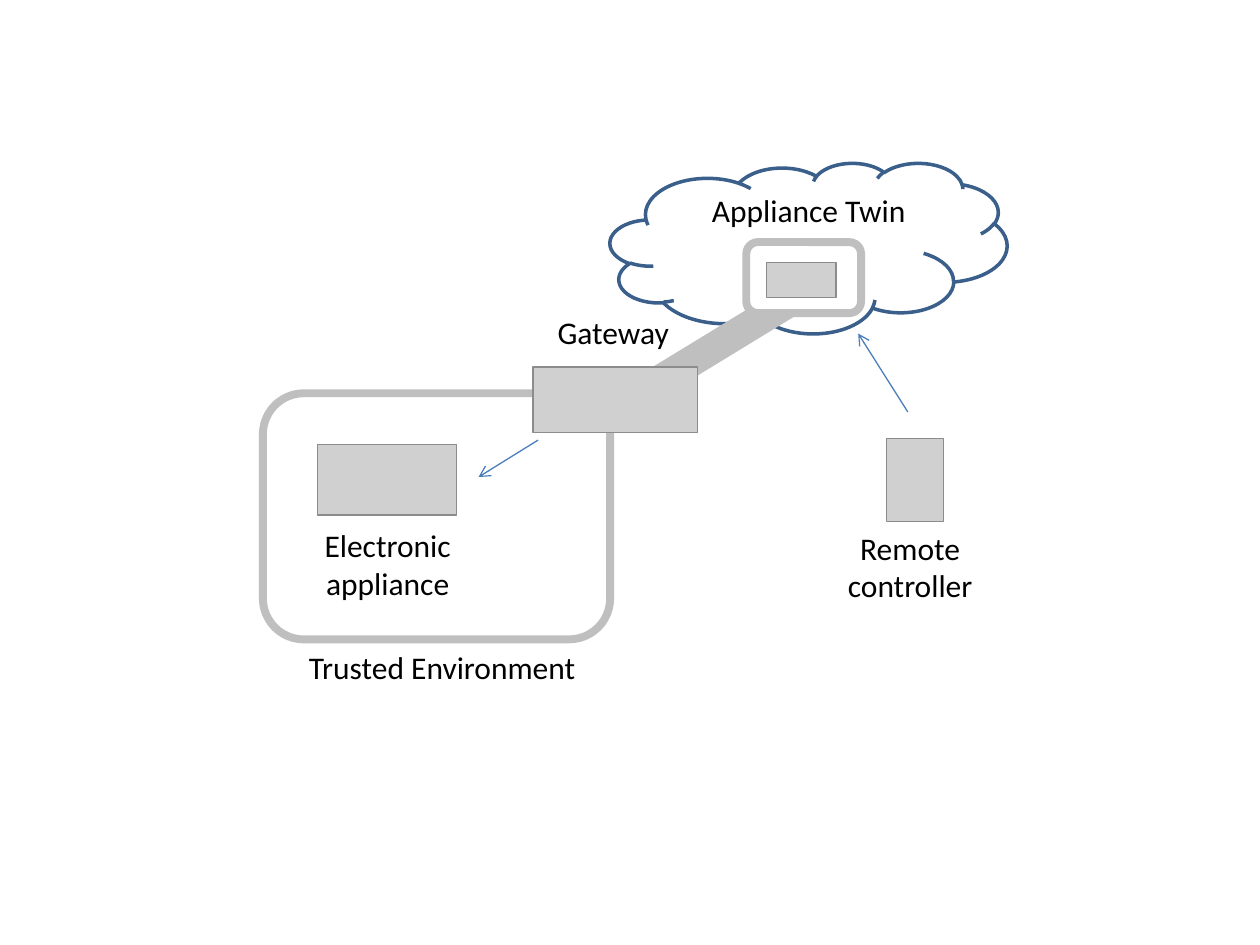
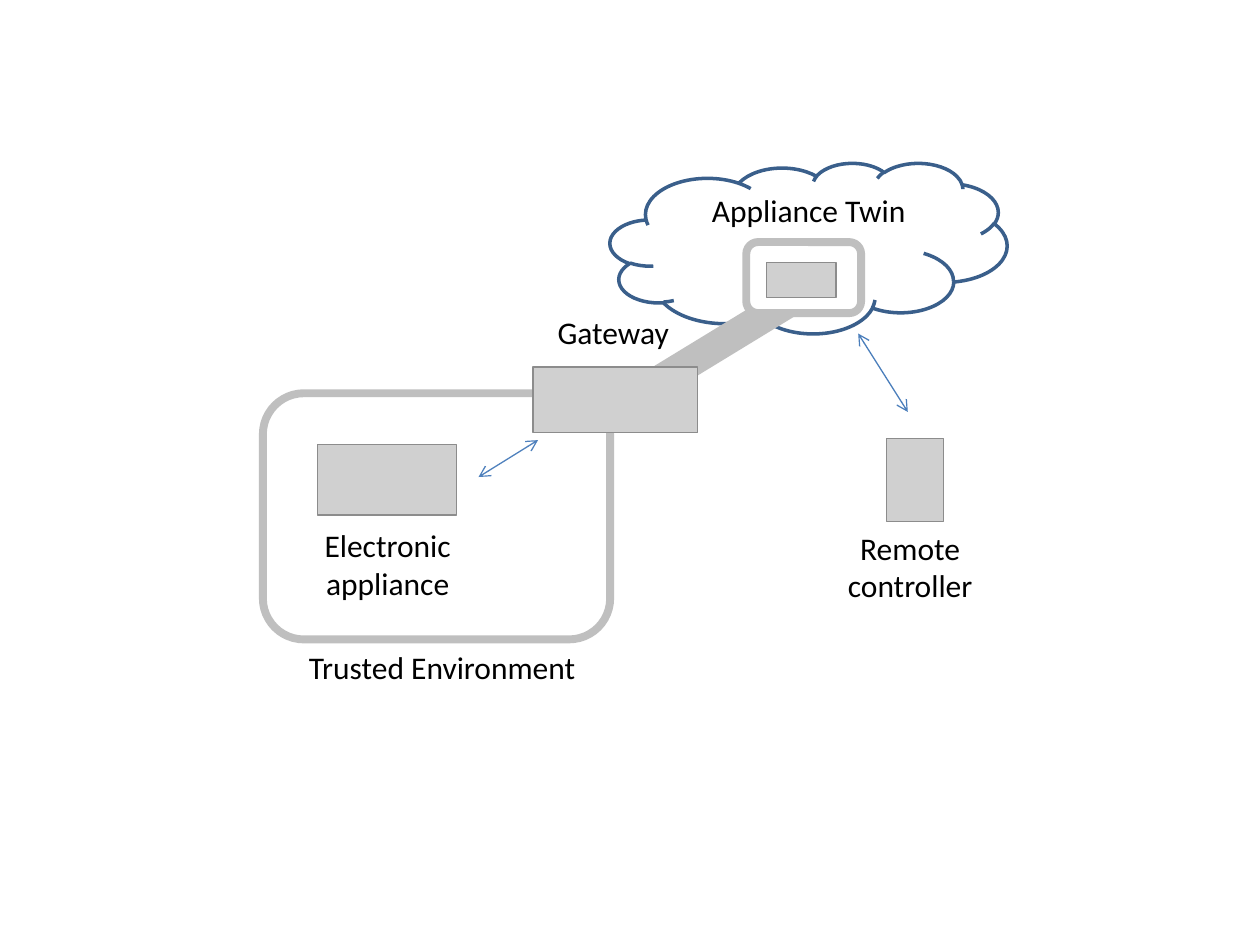
Before and after one commit to w3c/wot-architecture, a slide deck: slide 8 of images/wot-use-cases/wot-use-cases-large.pptx. Drawn at 1260x945 pixels with LibreOffice and Linux fonts; fonts in the diff are those of the drawing; grey boxes stand for pictures. Boxes give left, top, right and bottom in pixels: in the first picture for what was removed or moved away, otherwise in the second. Text is boxed around its words. In the diff, an @@ line names an element or a change of style, - is before the commit and + after.

```diff
--- a/images/wot-use-cases/wot-use-cases-large.pptx
+++ b/images/wot-use-cases/wot-use-cases-large.pptx
@@ arrow (907, 412) - (858, 334): arrow to double arrow @@
@@ arrow (538, 440) - (479, 478): arrow to double arrow; stroke #4B7EBC 0.75 pt to #4F81BD 0.75 pt @@
```
Also in this commit, not shown: 7 other slides changed, 20 other files.
